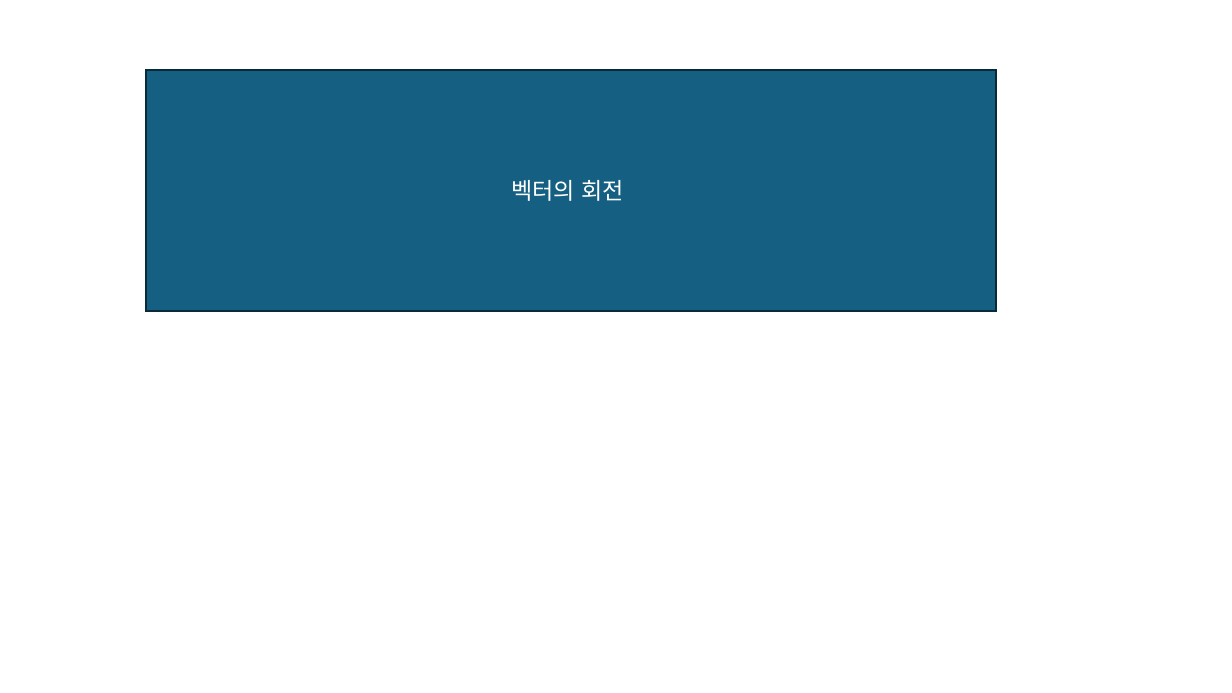
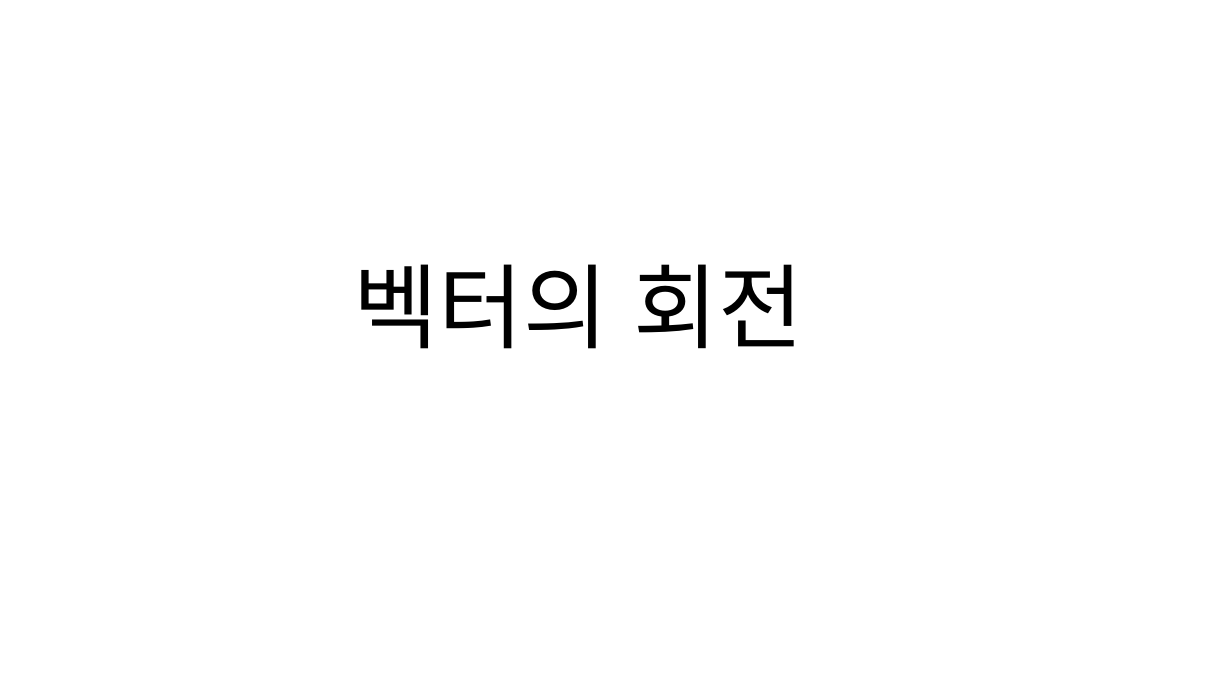
Before and after one commit to Pacman18/SantaClass, a slide deck: slide 13 of 유니티에디터 기초.pptx. Drawn at 1232x693 pixels with LibreOffice and Linux fonts; fonts in the diff are those of the drawing. Boxes give left, top, right and bottom in pixels: in the first picture for what was removed or moved away, otherwise in the second. Text is boxed around its words. In the diff, an @@ line names an element or a change of style, - is before the commit and + after.

```diff
--- a/유니티에디터 기초.pptx
+++ b/유니티에디터 기초.pptx
@@ text "벡터의 회전" moved from (x1=147, y1=70, x2=996, y2=311) to (x1=353, y1=264, x2=804, y2=349) @@
@@ text "벡터의 회전" at (x1=353, y1=264, x2=804, y2=349): size 18 to 72 pt, text colour #FFFFFF to #000000; fill #156082 to none; outline #092A39 1.5 pt to none @@
```
Also in this commit, not shown: 2 other slides changed, 5 slides added.
